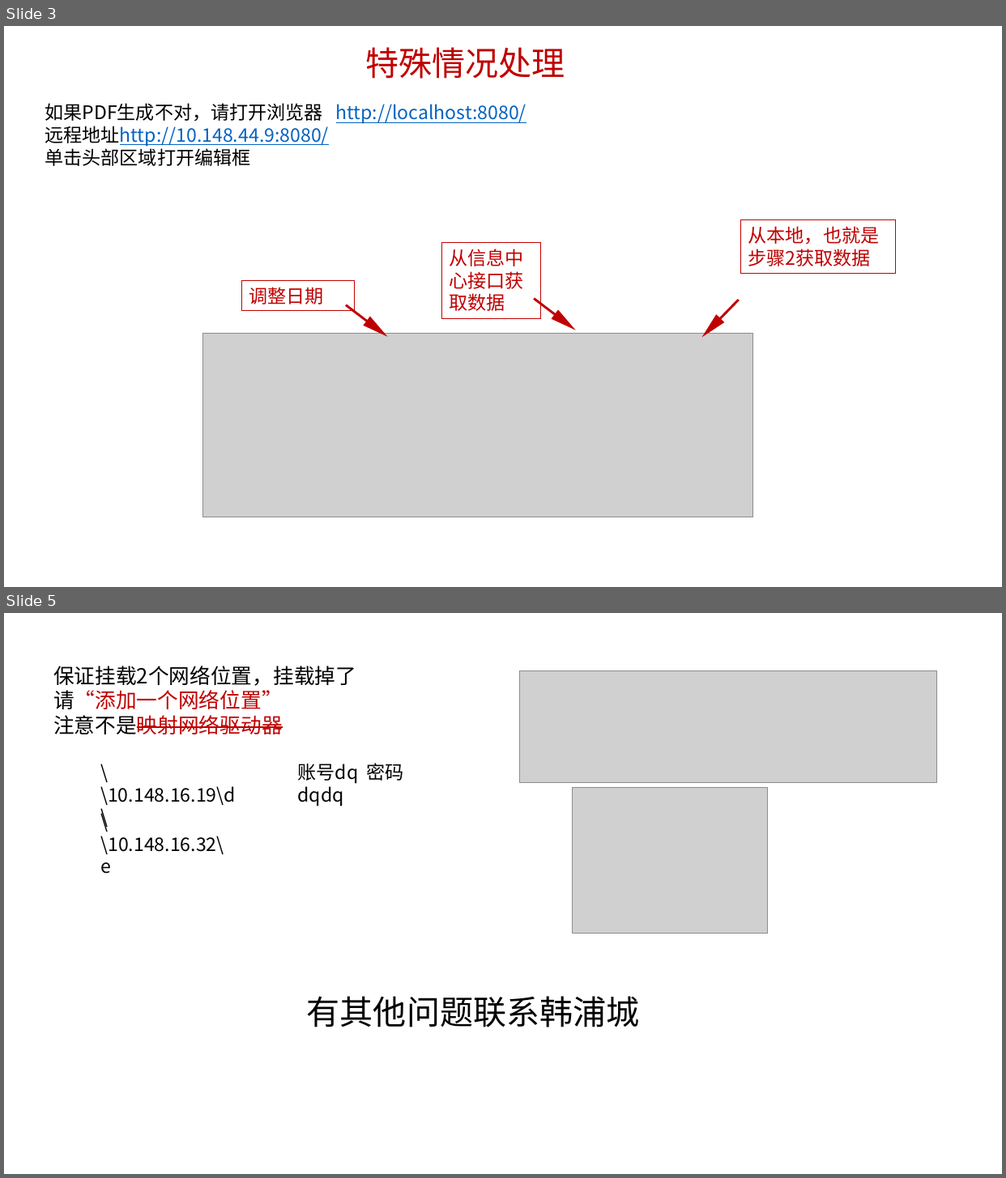
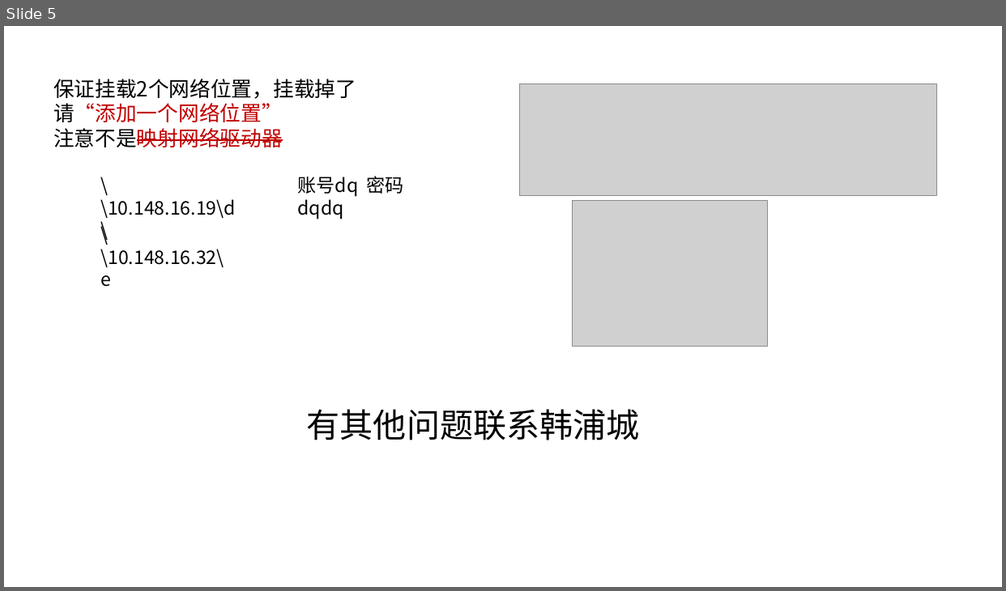
Before and after one commit to hanchyhill/wind-force, a slide deck: 说明文档.pptx. Shown one above the other, each under a label of ours: slides 3 and 5 before the commit, slide 5 after it; the slides between them are not shown. The pictures are 1006x1178 and 1006x591 pixels, drawn with LibreOffice and Linux fonts; fonts in the diff are those of the drawing; grey boxes stand for pictures. Boxes give left, top, right and bottom in pixels: in the first picture for what was removed or moved away, otherwise in the second. Text is boxed around its words. In the diff, an @@ line names an element or a change of style, - is before the commit and + after.

```diff
--- a/说明文档.pptx
+++ b/说明文档.pptx
@@ slide 3 removed at (x1=4, y1=26, x2=1002, y2=587), background #FFFFFF @@
@@ text removed at (x1=365, y1=47, x2=565, y2=79) @@
-特殊情况处理
@@ text removed at (x1=44, y1=103, x2=526, y2=166) @@
-如果PDF生成不对，请打开浏览器 http://localhost:8080/
-远程地址http://10.148.44.9:8080/
-单击头部区域打开编辑框
@@ rectangle removed at (x1=442, y1=243, x2=542, y2=318) @@
-从信息中心接口获取数据
@@ rectangle removed at (x1=740, y1=220, x2=895, y2=274) @@
-从本地，也就是步骤2获取数据
@@ rectangle removed at (x1=242, y1=280, x2=355, y2=310) @@
-调整日期
@@ right arrow removed at (x1=343, y1=301, x2=391, y2=342) @@
@@ right arrow removed at (x1=530, y1=294, x2=579, y2=335) @@
@@ right arrow removed at (x1=698, y1=296, x2=743, y2=341) @@
@@ picture removed at (x1=203, y1=333, x2=753, y2=517) @@
```
Also in this commit, not shown: 3 slides changed, 3 slides added.
